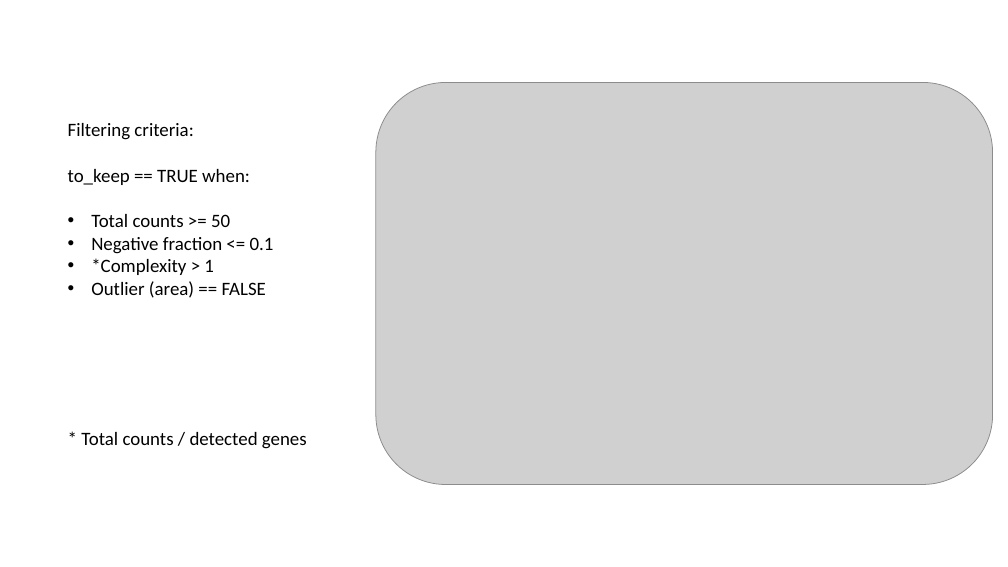
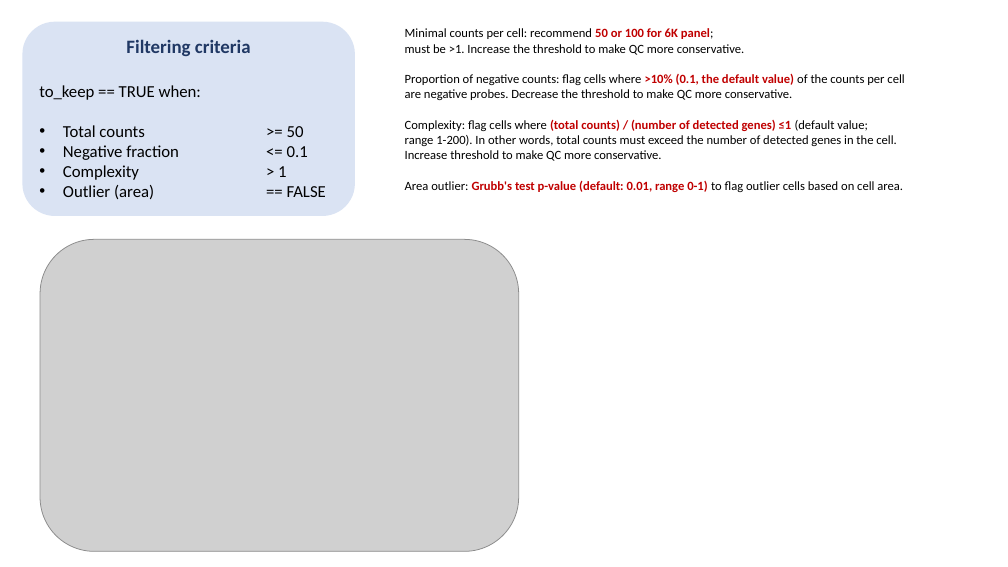
Before and after one commit to pauline-busch/CosMx-data-analysis, a slide deck: slide 4 of Info/6k_analysis.pptx (slide 1 before the commit). Drawn at 1008x567 pixels with LibreOffice and Linux fonts; fonts in the diff are those of the drawing; grey boxes stand for pictures. Boxes give left, top, right and bottom in pixels: in the first picture for what was removed or moved away, otherwise in the second. Text is boxed around its words. In the diff, an @@ line names an element or a change of style, - is before the commit and + after.

Commit message:
QC refinement
Changed area outlier detection to be based on Grubb's test; Removed unnecessary ColData calculations;
Added more information to QC plots; New plot: Spatial_filter to see which cells in tissue are used for analysis; Only saving the filtered version without Negative-/SytemControl

```diff
--- a/Info/6k_analysis.pptx
+++ b/Info/6k_analysis.pptx
@@ rounded rectangle "Filtering criteria" resized from (x1=68, y1=123, x2=274, y2=298) to (x1=23, y1=22, x2=355, y2=216) @@
@@ rounded rectangle "Filtering criteria" at (x1=23, y1=22, x2=355, y2=216): fill none to #DAE3F3 @@
@@ text added at (x1=405, y1=28, x2=745, y2=55), 12 pt, text #000000 @@
+Minimal counts per cell: recommend 50 or 100 for 6K panel;
+must be >1. Increase the threshold to make QC more conservative.
@@ text in rounded rectangle at (x1=126, y1=39, x2=251, y2=56): text changed; text colour #000000 to #203864; bold on @@
-Filtering criteria:
+Filtering criteria
@@ text in rounded rectangle at (x1=39, y1=85, x2=326, y2=197): size 18 to 16 pt in "to_keep == TRUE when:", "Total counts >= 50", "Negative fraction <= 0.1", "Outlier (area) == FALSE" @@
@@ text added at (x1=405, y1=74, x2=904, y2=100), 12 pt, text #000000 @@
+Proportion of negative counts: flag cells where >10% (0.1, the default value) of the counts per cell
+are negative probes. Decrease the threshold to make QC more conservative.
@@ text added at (x1=405, y1=120, x2=897, y2=161), 12 pt, text #000000 @@
+Complexity: flag cells where (total counts) / (number of detected genes) ≤1 (default value;
+range 1-200). In other words, total counts must exceed the number of detected genes in the cell.
+Increase threshold to make QC more conservative.
@@ text in rounded rectangle at (x1=278, y1=166, x2=286, y2=177): text changed; size 18 to 16 pt @@
-• *Complexity > 1
+• Complexity > 1
@@ text added at (x1=405, y1=181, x2=903, y2=192), 12 pt, text #000000 @@
+Area outlier: Grubb's test p-value (default: 0.01, range 0-1) to flag outlier cells based on cell area.
@@ picture resized from (x1=376, y1=82, x2=993, y2=485) to (x1=40, y1=240, x2=519, y2=552) @@
@@ text removed at (x1=81, y1=432, x2=307, y2=449) @@
-* Total counts / detected genes
```
Also in this commit, not shown: 3 slides added, 3 other files.
